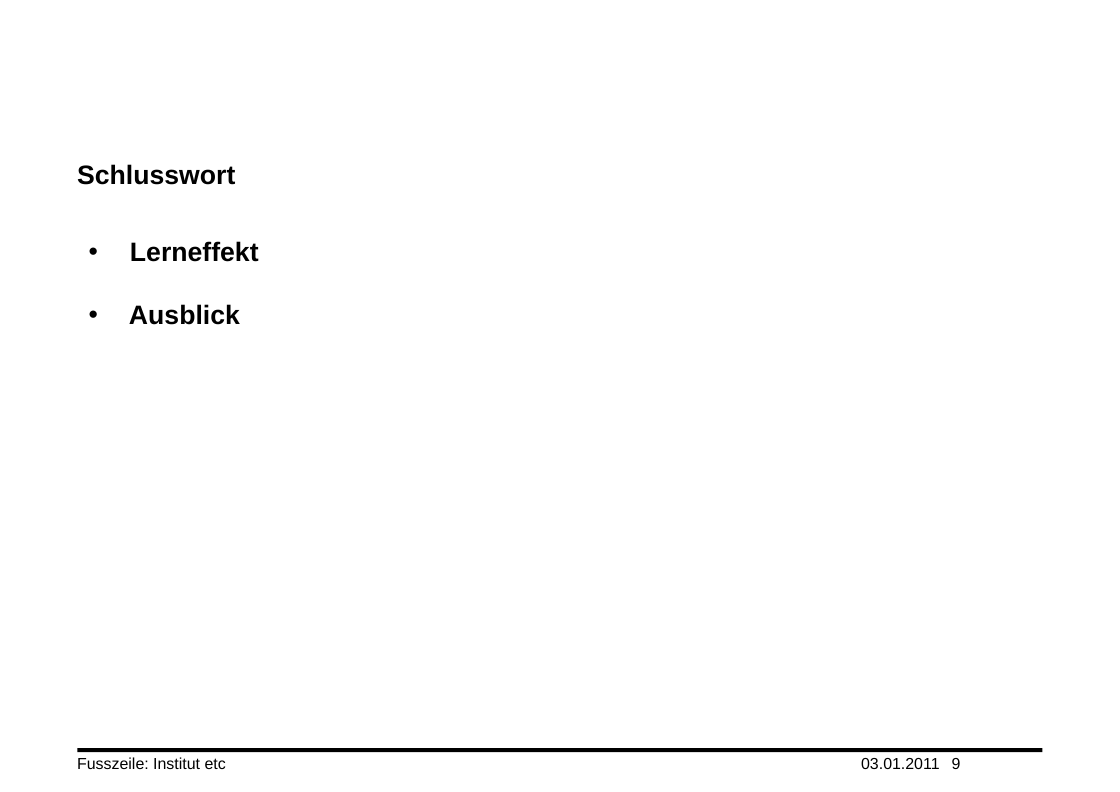
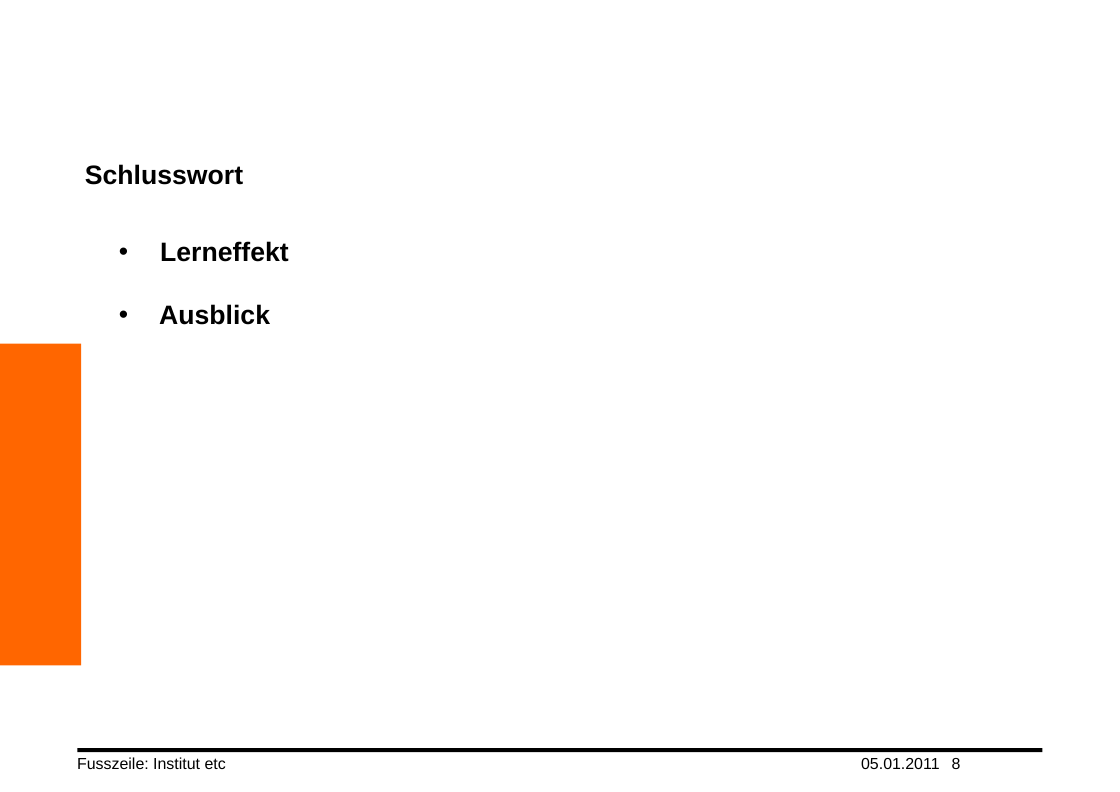
Before and after one commit to yuai/newtonscheaxiom, a slide deck: slide 8 of wiki/truong_xander.pptx (slide 9 before the commit). Drawn at 1120x792 pixels with LibreOffice and Linux fonts; fonts in the diff are those of the drawing; background and template pictures are left out. Boxes give left, top, right and bottom in pixels: in the first picture for what was removed or moved away, otherwise in the second. Text is boxed around its words. In the diff, an @@ line names an element or a change of style, - is before the commit and + after.

```diff
--- a/wiki/truong_xander.pptx
+++ b/wiki/truong_xander.pptx
@@ title "Schlusswort" moved from (x1=77, y1=164, x2=235, y2=185) to (x1=85, y1=164, x2=243, y2=185) @@
@@ text "Lerneffekt" moved from (x1=129, y1=241, x2=259, y2=325) to (x1=159, y1=241, x2=289, y2=325) @@
@@ rectangle added at (x1=0, y1=344, x2=81, y2=666), fill #FF6600 @@
@@ text at (x1=861, y1=758, x2=940, y2=769): text changed @@
-03.01.2011
+05.01.2011
```
Also in this commit, not shown: 9 other slides changed, 1 slide removed.
